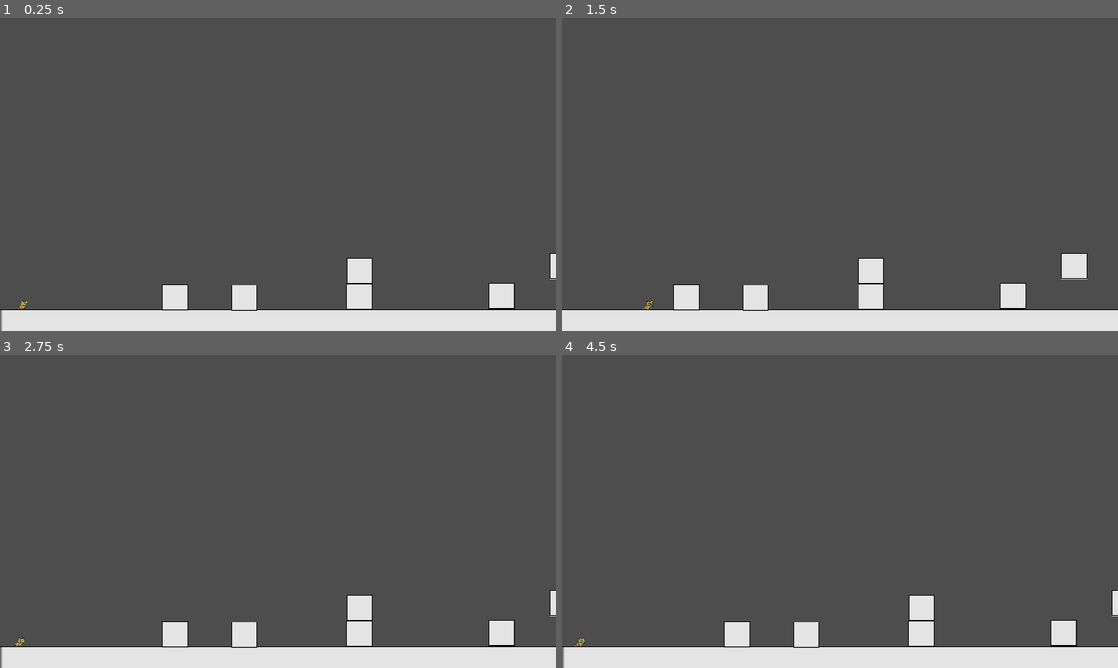
Above: before the commit, frames 1-4 (two rows, left to right).
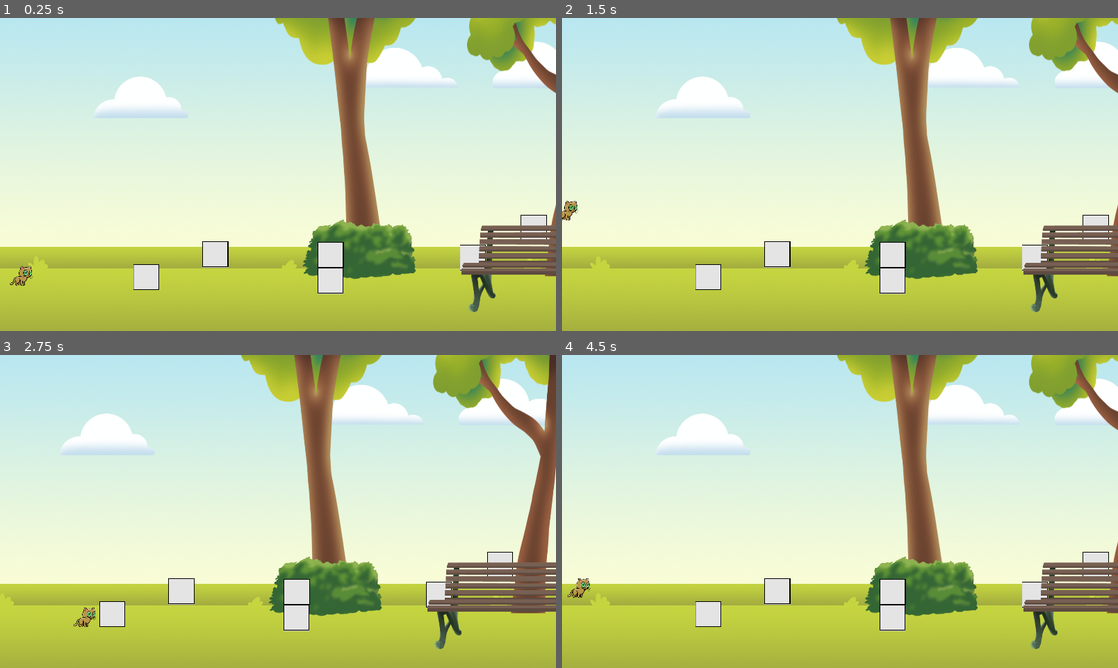
Above: after the commit, the same moments.

Repository: aledavran/Catjump
Game: Godot game, scene res://Escenas/prueba.tscn
The game is run twice, just before and just after one commit, with the same random seed, the same clock (stepped at 60 frames per second) and the same inputs.
Inputs:
- Up to frame 1 (0.25 s): no input
- Up to frame 2 (1.5 s): tap Space (Salto) at 0.77 s
- Up to frame 3 (2.75 s): tap Space (Salto) at 1.52 s
- Up to frame 4 (4.5 s): tap Space (Salto) at 3.02, 3.77 s

The runs differ from the first frame. In frame 1, 99% of the frame differs, in the area x 0-100%, y 0-100%; in frame 2, 99%; in frame 3, 99%; in frame 4, 99%.

Commit message:
Detalles del Fondo
se armaron carpetas para el fondo

Diff:
--- a/catsjump/Escenas/prueba.tscn
+++ b/catsjump/Escenas/prueba.tscn
@@ -1,12 +1,13 @@
-[gd_scene load_steps=3 format=3 uid="uid://55dlkj4yfxrr"]
+[gd_scene load_steps=4 format=3 uid="uid://55dlkj4yfxrr"]
 
 [ext_resource type="PackedScene" uid="uid://bof40fqona2kj" path="res://Objetos/jugador.tscn" id="1_q17sv"]
 [ext_resource type="PackedScene" uid="uid://dk6q3i178l650" path="res://Objetos/obj_bloque.tscn" id="2_cxgrj"]
+[ext_resource type="PackedScene" uid="uid://c1wek6g361fod" path="res://Objetos/Suelo.tscn" id="4_eb2yk"]
 
 [node name="Node2D" type="Node2D"]
 
 [node name="CharacterBody2D" parent="." instance=ExtResource("1_q17sv")]
-position = Vector2(0, 640)
+position = Vector2(0, 478.962)
 
 [node name="Camera2D" type="Camera2D" parent="CharacterBody2D"]
 offset = Vector2(400, 0)
@@ -19,30 +20,29 @@
 drag_bottom_margin = 0.4
 editor_draw_drag_margin = true
 
-[node name="StaticBody2D" parent="." instance=ExtResource("2_cxgrj")]
-position = Vector2(960, 704)
-scale = Vector2(40.28, 1)
-
 [node name="StaticBody2D2" parent="." instance=ExtResource("2_cxgrj")]
-position = Vector2(336, 656)
+position = Vector2(280.441, 616.975)
 
 [node name="StaticBody2D3" parent="." instance=ExtResource("2_cxgrj")]
-position = Vector2(689.585, 654.94)
+position = Vector2(634.026, 623.924)
 
 [node name="StaticBody2D4" parent="." instance=ExtResource("2_cxgrj")]
-position = Vector2(468.651, 656.379)
+position = Vector2(413.092, 573.304)
 
 [node name="StaticBody2D5" parent="." instance=ExtResource("2_cxgrj")]
-position = Vector2(690, 605)
+position = Vector2(634.441, 573.984)
 
 [node name="StaticBody2D6" parent="." instance=ExtResource("2_cxgrj")]
-position = Vector2(962.596, 653.516)
+position = Vector2(907.037, 579.785)
 
 [node name="StaticBody2D7" parent="." instance=ExtResource("2_cxgrj")]
-position = Vector2(1079.85, 595.95)
+position = Vector2(1024.29, 522.219)
 
 [node name="StaticBody2D8" parent="." instance=ExtResource("2_cxgrj")]
-position = Vector2(1231.73, 653.348)
+position = Vector2(1183.66, 617.074)
 
 [node name="StaticBody2D9" parent="." instance=ExtResource("2_cxgrj")]
-position = Vector2(1856, 640)
+position = Vector2(1871.25, 621.281)
+
+[node name="O_Escenas" parent="." instance=ExtResource("4_eb2yk")]
+position = Vector2(-8.88159, 6.08768)
--- /dev/null
+++ b/catsjump/Objetos/Suelo.tscn
@@ -0,0 +1,100 @@
+[gd_scene load_steps=12 format=3 uid="uid://c1wek6g361fod"]
+
+[ext_resource type="Texture2D" uid="uid://1jyrf48cor65" path="res://Imagenes/PURR PLATAFORMA/PASTO FONDO.png" id="1_fy4qc"]
+[ext_resource type="Texture2D" uid="uid://dod8utmleycse" path="res://Imagenes/PURR PLATAFORMA/PASTO ATRAS 1.png" id="2_kdvjs"]
+[ext_resource type="Texture2D" uid="uid://4tkdhvh3fdaf" path="res://Imagenes/PURR PLATAFORMA/NUBE 1.png" id="5_grdo6"]
+[ext_resource type="Texture2D" uid="uid://d4kenjc63klbb" path="res://Imagenes/PURR PLATAFORMA/ARBUSTO 1.png" id="6_cwcvb"]
+[ext_resource type="Texture2D" uid="uid://20dx0oyyt3qk" path="res://Imagenes/PURR PLATAFORMA/NUBE 2.png" id="6_u1of1"]
+[ext_resource type="Texture2D" uid="uid://b86kpuv2lxxrp" path="res://Imagenes/PURR PLATAFORMA/NUBE 3.png" id="7_8l8u5"]
+[ext_resource type="Texture2D" uid="uid://b8pjjdx40jki4" path="res://Imagenes/PURR PLATAFORMA/ARBOL 1.png" id="7_sja37"]
+[ext_resource type="Texture2D" uid="uid://b7ogw8jy7g21q" path="res://Imagenes/PURR PLATAFORMA/ARBOL 2.png" id="8_sh3rn"]
+[ext_resource type="Texture2D" uid="uid://b4uytsv6clhdx" path="res://Imagenes/PURR PLATAFORMA/BANCO.png" id="9_4taka"]
+[ext_resource type="Texture2D" uid="uid://ujy6gx7r5ny3" path="res://Imagenes/PURR PLATAFORMA/FONDO CIELO.jpg" id="10_4fftq"]
+
+[sub_resource type="RectangleShape2D" id="RectangleShape2D_1i8pb"]
+size = Vector2(1916.45, 502.706)
+
+[node name="O_Escenas" type="StaticBody2D"]
+
+[node name="FondoPasto" type="Sprite2D" parent="."]
+z_index = -4
+position = Vector2(481.143, 537.264)
+scale = Vector2(0.5, 0.5)
+texture = ExtResource("1_fy4qc")
+
+[node name="FondoPasto2" type="Sprite2D" parent="FondoPasto"]
+z_index = -4
+position = Vector2(1907.03, 0.000610352)
+texture = ExtResource("1_fy4qc")
+
+[node name="CollisionShape2D" type="CollisionShape2D" parent="."]
+z_index = -1
+position = Vector2(959.037, 886.303)
+shape = SubResource("RectangleShape2D_1i8pb")
+
+[node name="PastoAtras1" type="Sprite2D" parent="."]
+z_index = -2
+position = Vector2(479.911, 514.589)
+scale = Vector2(0.5, 0.5)
+texture = ExtResource("2_kdvjs")
+
+[node name="PastoAtras2" type="Sprite2D" parent="PastoAtras1"]
+z_index = -2
+position = Vector2(1893.86, 0)
+texture = ExtResource("2_kdvjs")
+
+[node name="PastoAtras3" type="Sprite2D" parent="PastoAtras1"]
+z_index = -2
+position = Vector2(3798.74, 0)
+texture = ExtResource("2_kdvjs")
+
+[node name="Nube3" type="Sprite2D" parent="."]
+z_index = -9
+position = Vector2(1107.18, 204.015)
+scale = Vector2(0.5, 0.5)
+texture = ExtResource("7_8l8u5")
+
+[node name="Nube2" type="Sprite2D" parent="."]
+z_index = -9
+position = Vector2(776.656, 209.411)
+scale = Vector2(0.5, 0.5)
+texture = ExtResource("6_u1of1")
+
+[node name="Nube1" type="Sprite2D" parent="."]
+z_index = -9
+position = Vector2(279.681, 265.859)
+scale = Vector2(0.5, 0.5)
+texture = ExtResource("5_grdo6")
+
+[node name="Arbusto1" type="Sprite2D" parent="."]
+z_index = -2
+position = Vector2(697.823, 557.365)
+scale = Vector2(0.5, 0.5)
+texture = ExtResource("6_cwcvb")
+
+[node name="Arbusto2" type="Sprite2D" parent="Arbusto1"]
+z_index = -2
+position = Vector2(2015.87, 0)
+texture = ExtResource("6_cwcvb")
+
+[node name="Arbol1" type="Sprite2D" parent="."]
+z_index = -1
+position = Vector2(827.198, 535.948)
+scale = Vector2(0.599999, 1)
+texture = ExtResource("7_sja37")
+
+[node name="Arbol2" type="Sprite2D" parent="Arbol1"]
+z_index = -3
+position = Vector2(417.44, -3.89868)
+scale = Vector2(0.999997, 1)
+texture = ExtResource("8_sh3rn")
+
+[node name="Banco" type="Sprite2D" parent="."]
+position = Vector2(1093.69, 594.848)
+scale = Vector2(0.5, 0.5)
+texture = ExtResource("9_4taka")
+
+[node name="FondoCielo" type="Sprite2D" parent="."]
+z_index = -11
+position = Vector2(957.475, 527.272)
+texture = ExtResource("10_4fftq")
--- a/catsjump/Objetos/jugador.tscn
+++ b/catsjump/Objetos/jugador.tscn
@@ -5,16 +5,17 @@
 [ext_resource type="Script" path="res://muerte.gd" id="3_mio1p"]
 
 [sub_resource type="RectangleShape2D" id="RectangleShape2D_ah18o"]
-size = Vector2(105, 85)
+size = Vector2(105, 92.5)
 
 [sub_resource type="RectangleShape2D" id="RectangleShape2D_v8cjg"]
 size = Vector2(12, 10)
 
 [node name="CharacterBody2D" type="CharacterBody2D"]
+scale = Vector2(2, 2)
 script = ExtResource("1_530gv")
 
 [node name="CollisionShape2D" type="CollisionShape2D" parent="."]
-position = Vector2(-1.5, -1.5)
+position = Vector2(-1.5, -0.75)
 scale = Vector2(0.2, 0.2)
 shape = SubResource("RectangleShape2D_ah18o")
 
Binary file added: catsjump/Imagenes/PURR PLATAFORMA/ARBOL 1.png
Not shown, added: catsjump/Imagenes/PURR PLATAFORMA/ARBOL 1.png.import
Binary file added: catsjump/Imagenes/PURR PLATAFORMA/ARBOL 2.png
Not shown, added: catsjump/Imagenes/PURR PLATAFORMA/ARBOL 2.png.import
Binary file added: catsjump/Imagenes/PURR PLATAFORMA/ARBOL 3.png
Not shown, added: catsjump/Imagenes/PURR PLATAFORMA/ARBOL 3.png.import
Binary file added: catsjump/Imagenes/PURR PLATAFORMA/ARBOL 4.png
Not shown, added: catsjump/Imagenes/PURR PLATAFORMA/ARBOL 4.png.import
Binary file added: catsjump/Imagenes/PURR PLATAFORMA/ARBUSTO 1.png
Not shown, added: catsjump/Imagenes/PURR PLATAFORMA/ARBUSTO 1.png.import
Binary file added: catsjump/Imagenes/PURR PLATAFORMA/ARBUSTO 2.png
Not shown, added: catsjump/Imagenes/PURR PLATAFORMA/ARBUSTO 2.png.import
(and 64 more such lines)
